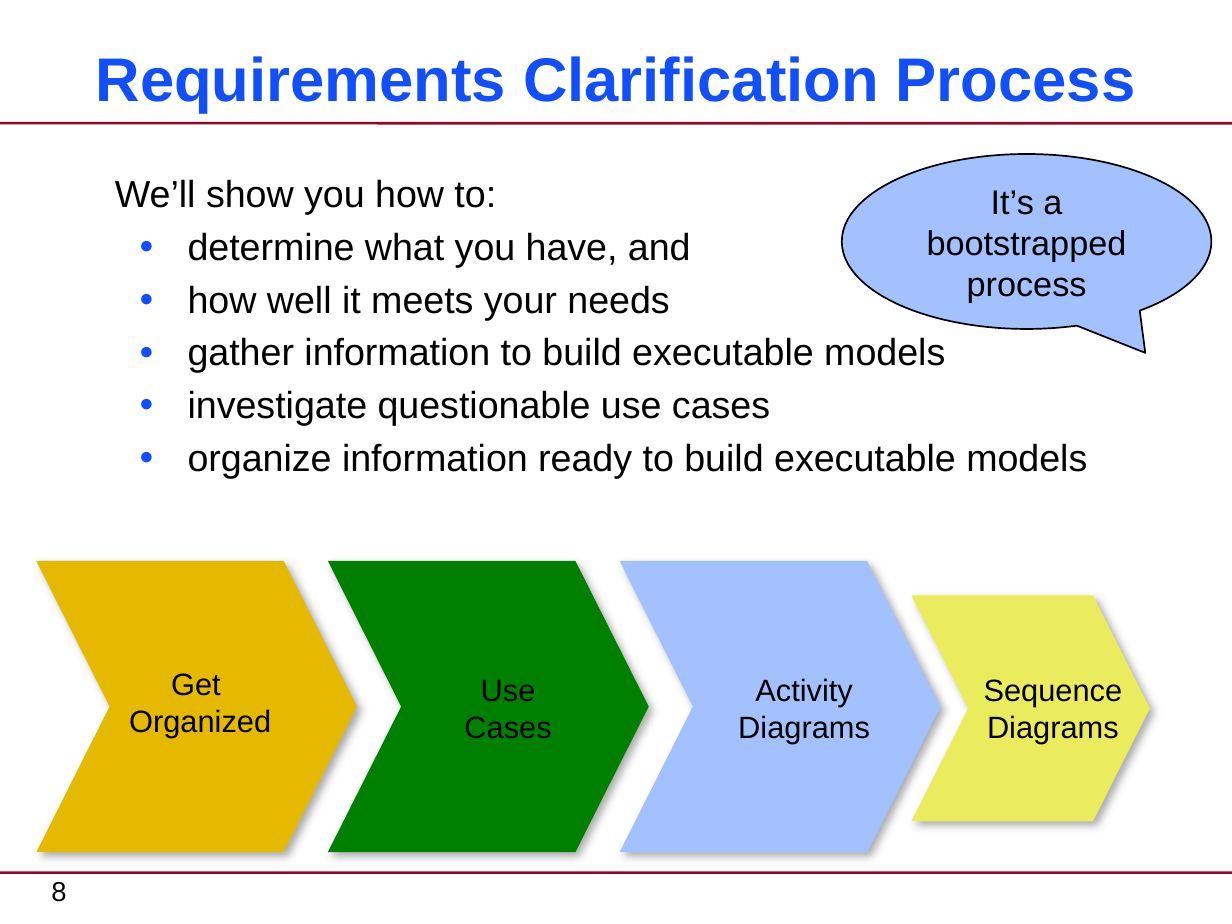
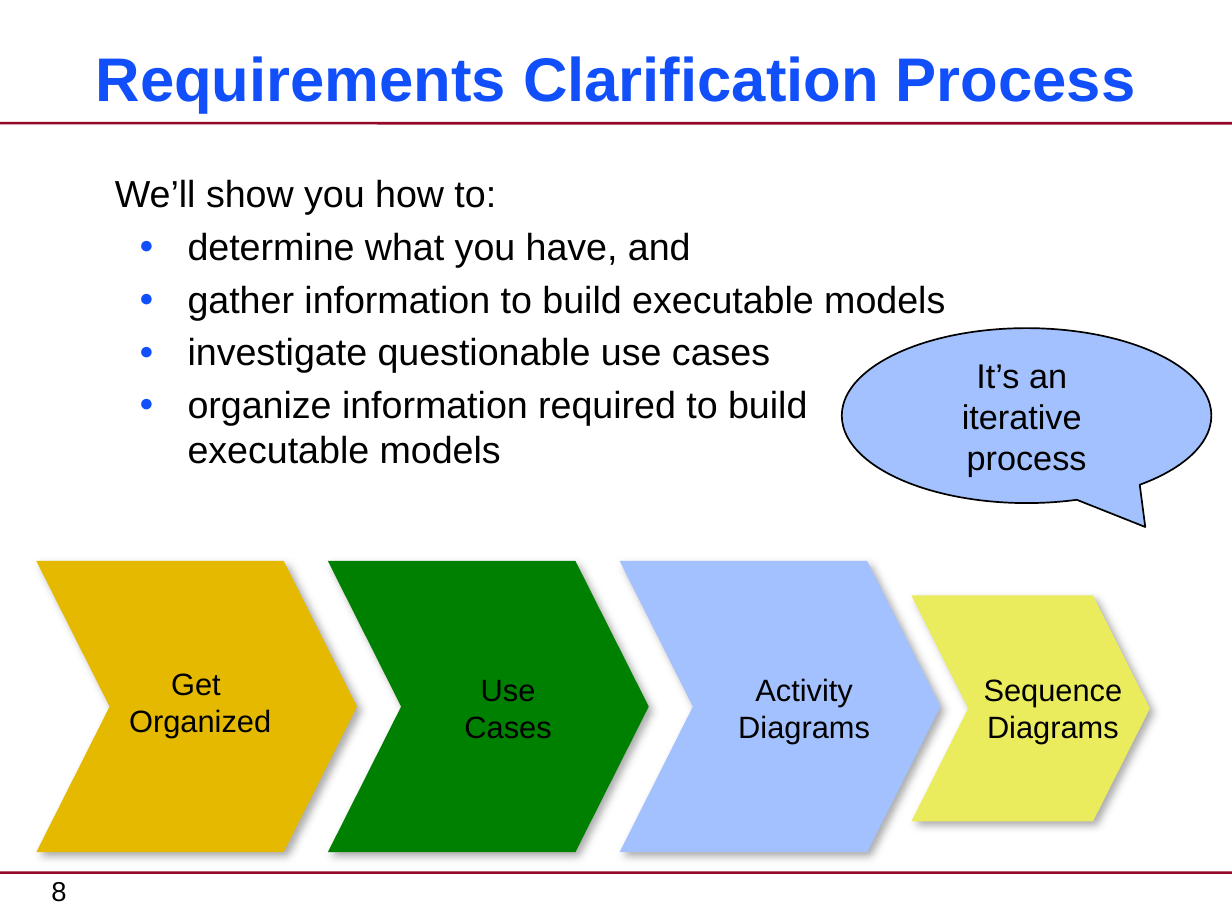
Before and after one commit to xtuml/training, a slide deck: slide 8 of courses/xtUML-Modeling/Requirements-Clarification/RequirementsClarification-CourseSlides.pptx. Drawn at 1232x924 pixels with LibreOffice and Linux fonts; fonts in the diff are those of the drawing. Boxes give left, top, right and bottom in pixels: in the first picture for what was removed or moved away, otherwise in the second. Text is boxed around its words. In the diff, an @@ line names an element or a change of style, - is before the commit and + after.

```diff
--- a/courses/xtUML-Modeling/Requirements-Clarification/RequirementsClarification-CourseSlides.pptx
+++ b/courses/xtUML-Modeling/Requirements-Clarification/RequirementsClarification-CourseSlides.pptx
@@ text at (188,285,669,320): paragraph removed @@
-  ● how well it meets your needs
@@ speech bubble "It’s an iterative process": place and size @@
-speech bubble "It’s an iterative process" at (841,154,1211,329)
+speech bubble "It’s an iterative process" at (841,328,1211,503)
@@ text in speech bubble at (962,364,1087,476): text changed @@
-It’s a bootstrapped process
+It’s an
+iterative
+process
@@ text at (188,390,807,464): text changed @@
-  ● organize information ready to build executable models
+  ● organize information required to build
+    executable models
```
Also in this commit, not shown: 44 other slides changed, 17 slides added, 34 slides removed.
